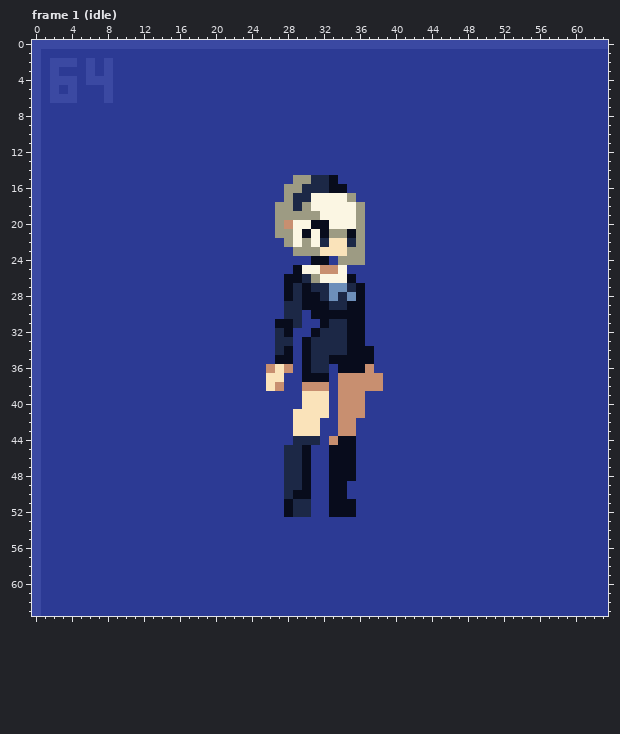
Two states of a pixel-art file, assets/aseprites/player_spritesheet.aseprite. The picture above is the old version.
64x64 pixels, 82 frames. Colours within 5 levels of each other are drawn and written as one. Shown: frame 1 (idle). The commit also changed other frames, which this record leaves out.
Once edited:
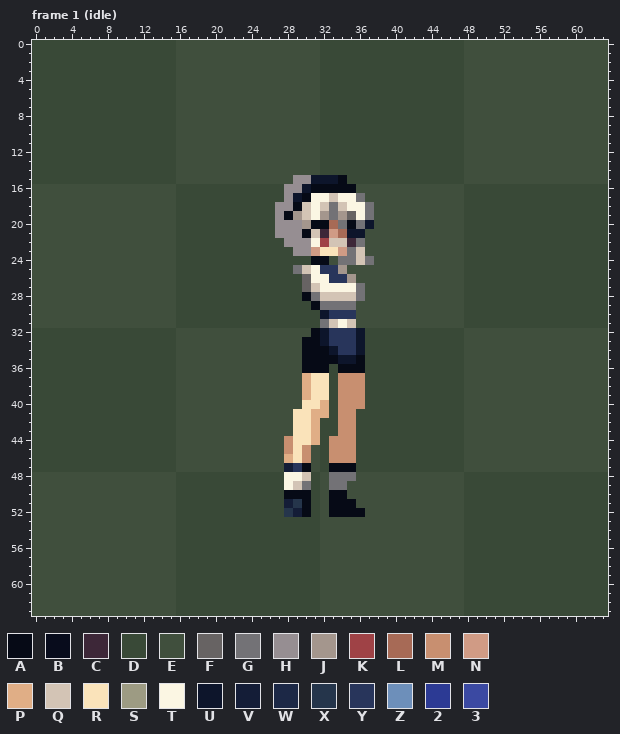
Palette (. is transparent): A #060a16  B #080c1c  C #3d2738  D #394937  E #404f3d  F #676363  G #737276  H #968e92  J #a4968d  K #9f4246  L #a76a56  M #c88f70  N #d09b85  P #e0ae86  Q #d3c4b5  R #fae3ba  S #9d9b83  T #fbf6e3  U #0d152b  V #141d37  W #1c2846  X #25354b  Y #28355b  Z #6d8fba  2 #2c3a94  3 #3b49a2
Changes in this commit:
layer "equip_none" now hidden
Changed rows in their new state; - is an unchanged pixel.
Frame 1 (idle):
first column x 0:
 0 DDDDDDDDDDDDDDDDEEEEEEEEEEEEEEEEDDDDDDDDDDDDDDDDEEEEEEEEEEEEEEEE
 1 DDDDDDDDDDDDDDDDEEEEEEEEEEEEEEEEDDDDDDDDDDDDDDDDEEEEEEEEEEEEEEEE
 2 DDDDDDDDDDDDDDDDEEEEEEEEEEEEEEEEDDDDDDDDDDDDDDDDEEEEEEEEEEEEEEEE
 3 DDDDDDDDDDDDDDDDEEEEEEEEEEEEEEEEDDDDDDDDDDDDDDDDEEEEEEEEEEEEEEEE
 4 DDDDDDDDDDDDDDDDEEEEEEEEEEEEEEEEDDDDDDDDDDDDDDDDEEEEEEEEEEEEEEEE
 5 DDDDDDDDDDDDDDDDEEEEEEEEEEEEEEEEDDDDDDDDDDDDDDDDEEEEEEEEEEEEEEEE
 6 DDDDDDDDDDDDDDDDEEEEEEEEEEEEEEEEDDDDDDDDDDDDDDDDEEEEEEEEEEEEEEEE
 7 DDDDDDDDDDDDDDDDEEEEEEEEEEEEEEEEDDDDDDDDDDDDDDDDEEEEEEEEEEEEEEEE
 8 DDDDDDDDDDDDDDDDEEEEEEEEEEEEEEEEDDDDDDDDDDDDDDDDEEEEEEEEEEEEEEEE
 9 DDDDDDDDDDDDDDDDEEEEEEEEEEEEEEEEDDDDDDDDDDDDDDDDEEEEEEEEEEEEEEEE
10 DDDDDDDDDDDDDDDDEEEEEEEEEEEEEEEEDDDDDDDDDDDDDDDDEEEEEEEEEEEEEEEE
11 DDDDDDDDDDDDDDDDEEEEEEEEEEEEEEEEDDDDDDDDDDDDDDDDEEEEEEEEEEEEEEEE
12 DDDDDDDDDDDDDDDDEEEEEEEEEEEEEEEEDDDDDDDDDDDDDDDDEEEEEEEEEEEEEEEE
13 DDDDDDDDDDDDDDDDEEEEEEEEEEEEEEEEDDDDDDDDDDDDDDDDEEEEEEEEEEEEEEEE
14 DDDDDDDDDDDDDDDDEEEEEEEEEEEEEEEEDDDDDDDDDDDDDDDDEEEEEEEEEEEEEEEE
15 DDDDDDDDDDDDDDDDEEEEEEEEEEEEEHHUUUADDDDDDDDDDDDDEEEEEEEEEEEEEEEE
16 EEEEEEEEEEEEEEEEDDDDDDDDDDDDHHUAAAAAEEEEEEEEEEEEDDDDDDDDDDDDDDDD
17 EEEEEEEEEEEEEEEEDDDDDDDDDDDDHUA--Q-TGEEEEEEEEEEEDDDDDDDDDDDDDDDD
18 EEEEEEEEEEEEEEEEDDDDDDDDDDDHHAQ-QGQ-TGEEEEEEEEEEDDDDDDDDDDDDDDDD
19 EEEEEEEEEEEEEEEEDDDDDDDDDDDHAJQTJGJFTGEEEEEEEEEEDDDDDDDDDDDDDDDD
20 EEEEEEEEEEEEEEEEDDDDDDDDDDDHHHJAALGAGUEEEEEEEEEEDDDDDDDDDDDDDDDD
21 EEEEEEEEEEEEEEEEDDDDDDDDDDDHHHAQCNLUUEEEEEEEEEEEDDDDDDDDDDDDDDDD
22 EEEEEEEEEEEEEEEEDDDDDDDDDDDDHHH-KQQCGEEEEEEEEEEEDDDDDDDDDDDDDDDD
23 EEEEEEEEEEEEEEEEDDDDDDDDDDDDDHHN--NGQEEEEEEEEEEEDDDDDDDDDDDDDDDD
24 EEEEEEEEEEEEEEEEDDDDDDDDDDDDDDDAAEGGQGEEEEEEEEEEDDDDDDDDDDDDDDDD
25 EEEEEEEEEEEEEEEEDDDDDDDDDDDDDGQ-YYJEEEEEEEEEEEEEDDDDDDDDDDDDDDDD
26 EEEEEEEEEEEEEEEEDDDDDDDDDDDDDDFT-YYJEEEEEEEEEEEEDDDDDDDDDDDDDDDD
27 EEEEEEEEEEEEEEEEDDDDDDDDDDDDDDFQTTTTGEEEEEEEEEEEDDDDDDDDDDDDDDDD
28 EEEEEEEEEEEEEEEEDDDDDDDDDDDDDDAGQQQQGEEEEEEEEEEEDDDDDDDDDDDDDDDD
29 EEEEEEEEEEEEEEEEDDDDDDDDDDDDDDDAGGGGEEEEEEEEEEEEDDDDDDDDDDDDDDDD
30 EEEEEEEEEEEEEEEEDDDDDDDDDDDDDDDDUYYYEEEEEEEEEEEEDDDDDDDDDDDDDDDD
31 EEEEEEEEEEEEEEEEDDDDDDDDDDDDDDDDGQTQEEEEEEEEEEEEDDDDDDDDDDDDDDDD
32 DDDDDDDDDDDDDDDDEEEEEEEEEEEEEEEAUYYYUDDDDDDDDDDDEEEEEEEEEEEEEEEE
33 DDDDDDDDDDDDDDDDEEEEEEEEEEEEEEAAUYYYUDDDDDDDDDDDEEEEEEEEEEEEEEEE
34 DDDDDDDDDDDDDDDDEEEEEEEEEEEEEEAAAUYYUDDDDDDDDDDDEEEEEEEEEEEEEEEE
35 DDDDDDDDDDDDDDDDEEEEEEEEEEEEEEAAAAUUADDDDDDDDDDDEEEEEEEEEEEEEEEE
36 DDDDDDDDDDDDDDDDEEEEEEEEEEEEEEAAADAAADDDDDDDDDDDEEEEEEEEEEEEEEEE
37 DDDDDDDDDDDDDDDDEEEEEEEEEEEEEEPRRD---DDDDDDDDDDDEEEEEEEEEEEEEEEE
38 DDDDDDDDDDDDDDDDEEEEEEEEEEEEEEPRRD---DDDDDDDDDDDEEEEEEEEEEEEEEEE
39 DDDDDDDDDDDDDDDDEEEEEEEEEEEEEEP--D---DDDDDDDDDDDEEEEEEEEEEEEEEEE
40 DDDDDDDDDDDDDDDDEEEEEEEEEEEEEE--PD---DDDDDDDDDDDEEEEEEEEEEEEEEEE
41 DDDDDDDDDDDDDDDDEEEEEEEEEEEEE--PPD--DDDDDDDDDDDDEEEEEEEEEEEEEEEE
42 DDDDDDDDDDDDDDDDEEEEEEEEEEEEE--PDD--DDDDDDDDDDDDEEEEEEEEEEEEEEEE
43 DDDDDDDDDDDDDDDDEEEEEEEEEEEEE--PDD--DDDDDDDDDDDDEEEEEEEEEEEEEEEE
44 DDDDDDDDDDDDDDDDEEEEEEEEEEEEMRRPD-MMDDDDDDDDDDDDEEEEEEEEEEEEEEEE
45 DDDDDDDDDDDDDDDDEEEEEEEEEEEEMRMEDMMMDDDDDDDDDDDDEEEEEEEEEEEEEEEE
46 DDDDDDDDDDDDDDDDEEEEEEEEEEEEPRMEDMMMDDDDDDDDDDDDEEEEEEEEEEEEEEEE
47 DDDDDDDDDDDDDDDDEEEEEEEEEEEEVYAEDAAADDDDDDDDDDDDEEEEEEEEEEEEEEEE
48 EEEEEEEEEEEEEEEEDDDDDDDDDDDDTTQDEGGGEEEEEEEEEEEEDDDDDDDDDDDDDDDD
49 EEEEEEEEEEEEEEEEDDDDDDDDDDDDTQGDEGGEEEEEEEEEEEEEDDDDDDDDDDDDDDDD
50 EEEEEEEEEEEEEEEEDDDDDDDDDDDDAAADEAAEEEEEEEEEEEEEDDDDDDDDDDDDDDDD
51 EEEEEEEEEEEEEEEEDDDDDDDDDDDDVXADEAAAEEEEEEEEEEEEDDDDDDDDDDDDDDDD
52 EEEEEEEEEEEEEEEEDDDDDDDDDDDDXVADEAAAAEEEEEEEEEEEDDDDDDDDDDDDDDDD
53 EEEEEEEEEEEEEEEEDDDDDDDDDDDDDDDDEEEEEEEEEEEEEEEEDDDDDDDDDDDDDDDD
54 EEEEEEEEEEEEEEEEDDDDDDDDDDDDDDDDEEEEEEEEEEEEEEEEDDDDDDDDDDDDDDDD
55 EEEEEEEEEEEEEEEEDDDDDDDDDDDDDDDDEEEEEEEEEEEEEEEEDDDDDDDDDDDDDDDD
56 EEEEEEEEEEEEEEEEDDDDDDDDDDDDDDDDEEEEEEEEEEEEEEEEDDDDDDDDDDDDDDDD
57 EEEEEEEEEEEEEEEEDDDDDDDDDDDDDDDDEEEEEEEEEEEEEEEEDDDDDDDDDDDDDDDD
58 EEEEEEEEEEEEEEEEDDDDDDDDDDDDDDDDEEEEEEEEEEEEEEEEDDDDDDDDDDDDDDDD
59 EEEEEEEEEEEEEEEEDDDDDDDDDDDDDDDDEEEEEEEEEEEEEEEEDDDDDDDDDDDDDDDD
60 EEEEEEEEEEEEEEEEDDDDDDDDDDDDDDDDEEEEEEEEEEEEEEEEDDDDDDDDDDDDDDDD
61 EEEEEEEEEEEEEEEEDDDDDDDDDDDDDDDDEEEEEEEEEEEEEEEEDDDDDDDDDDDDDDDD
62 EEEEEEEEEEEEEEEEDDDDDDDDDDDDDDDDEEEEEEEEEEEEEEEEDDDDDDDDDDDDDDDD
63 EEEEEEEEEEEEEEEEDDDDDDDDDDDDDDDDEEEEEEEEEEEEEEEEDDDDDDDDDDDDDDDD
Changed places in both pictures, as pixel boxes (x1, y1, x2, y2):
changed: (32, 40, 608, 616)
